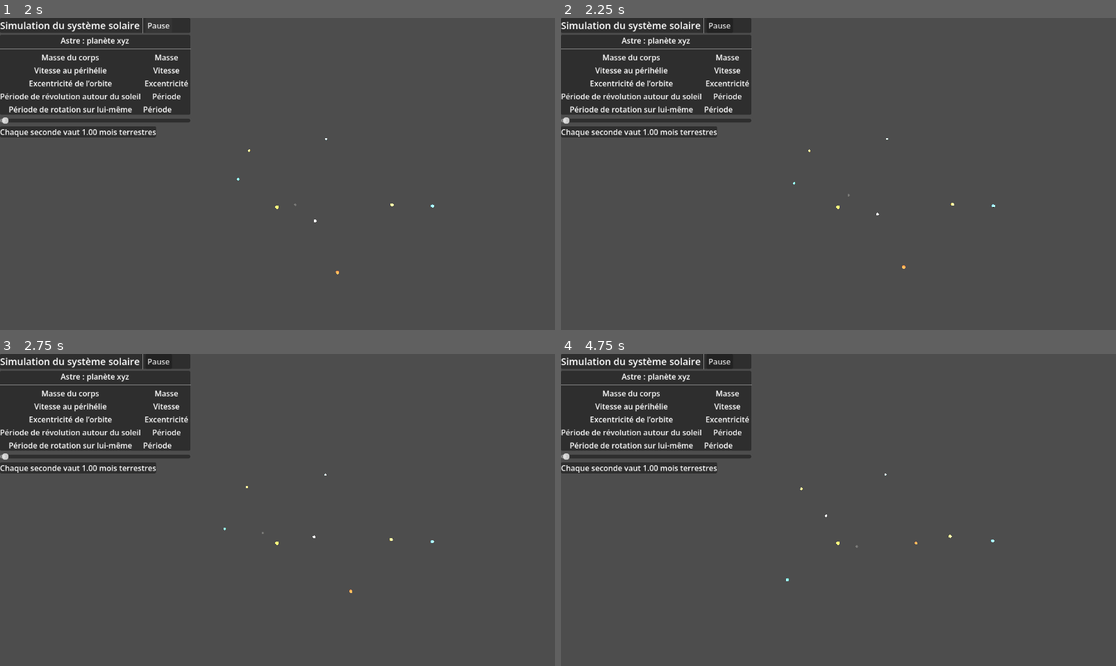
Above: before the commit, frames 1-4 (two rows, left to right).
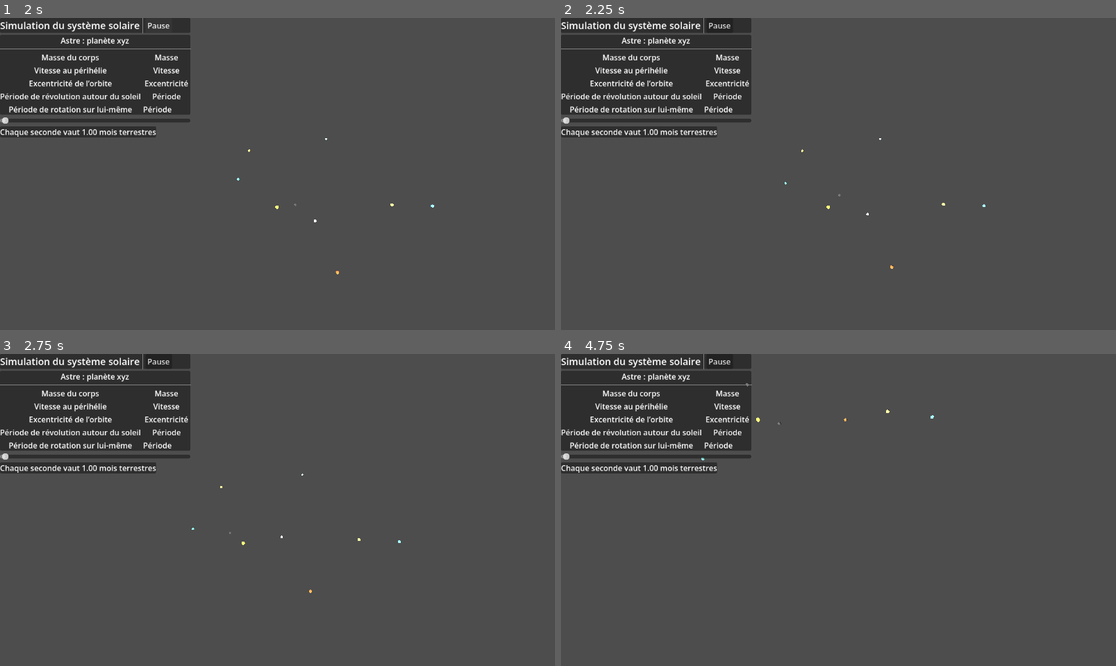
Above: after the commit, the same moments.

Repository: adorion25/Systeme_solaire
Game: Godot game, scene res://node_3d.tscn
Same seed, same stepped clock (60 frames per second), same inputs: the game is played once before the commit and once after it.
Inputs (mouse positions are in pixels of both pictures, inside the frame that each line leads up to):
- Up to frame 1 (2 s): click "Pause" at 0.5 s; click "Reprendre" at 1.25 s
- Up to frame 2 (2.25 s): move the mouse to (960, 158) at 2.02 s; hold D (Droite) from 2.03 s (still down); hold S (Derrière) from 2.03 s (still down); click (960, 158) at 2.17 s
- Up to frame 3 (2.75 s): keep holding D (Droite); keep holding S (Derrière)
- Up to frame 4 (4.75 s): move the mouse to (727, 525) at 2.77 s; release D (Droite) at 2.78 s; release S (Derrière) at 2.78 s; hold X (Inclinaison_bas) 2.78-3.53 s; tap W (Devant) at 2.85, 4.35 s; move the mouse to (894, 441) at 3.52 s; hold D (Droite) 3.53-4.28 s; hold S (Derrière) 3.53-4.28 s; move the mouse to (810, 572) at 4.27 s; hold Z (Inclinaison_haut) from 4.28 s (still down); click (810, 572) at 4.42 s

Frame 1 is identical in both runs. In frame 2, less than 0.1% of the frame differs, in the area x 40-79%, y 38-81%; in frame 3, less than 0.1%; in frame 4, less than 0.1%, in the area x 25-79%, y 9-73%.
Error before the commit: Parse Error: Too few arguments for "is_action_just_released()" call. Expected at least 1 but received 0. (res://camera_3d.gd:15)

Commit message:
masse affichée et régler problème de décimales dans func notationformat_scientifique

Diff:
--- a/cysstaim-çolèrre/camera_3d.gd
+++ b/cysstaim-çolèrre/camera_3d.gd
@@ -12,8 +12,6 @@
 	if Input.is_action_pressed("Gauche"):
 		translate_object_local(Vector3.LEFT * vitesse_deplacement)
 		vitesse_deplacement += 0.1
-		if Input.is_action_just_released():
-			vitesse_deplacement = 2
 	elif Input.is_action_pressed("Droite"):
 		translate_object_local(Vector3.RIGHT * vitesse_deplacement)
 	elif Input.is_action_pressed("Devant"):
--- a/cysstaim-çolèrre/interface.gd
+++ b/cysstaim-çolèrre/interface.gd
@@ -18,16 +18,15 @@
 
 	if astre_clique != null:
 		nom_astre.text = str(astre_clique.name)
-		#masse_du_corps.text = str(astre_clique.var)
-		#vitesse_au_perihelie.text = str(astre_clique.var)
+		masse_du_corps.text = str(format_scientifique(astre_clique.masse_corps)) + " kg"
+		#vitesse_au_perihelie.text = str(astre_clique.var) + " m/s"
 		#excentricite_de_lorbite.text = str(astre_clique.var)
-		#periode_revolution_autour_soleil.text = str(astre_clique.var)
-		#periode_rotation_sur_soi.text = str(astre_clique.var)
-	#vitesse_simulation.text = str(astre_clique.var)
+		#periode_revolution_autour_soleil.text = str(astre_clique.var) + " s"
+		#periode_rotation_sur_soi.text = str(astre_clique.var) + " s"
 
 
 func format_scientifique(valeur : float) -> String:
-	"""Converti en format scientifique les nombres décimaux avec 3 décimales
+	"""Converti en format scientifique les nombres décimaux avec 3 décimales et uniquement 1 chiffre avant la virgule
 
 	Parametre:
 	valeur -- la valeur à afficher de façon scientifique
@@ -37,6 +36,10 @@
 	"""
 	var nombre_decimales = int(log(valeur) / log(10))
 	var nombre_presente = valeur / 10**nombre_decimales
+	while nombre_presente >= 10.0:
+		nombre_presente = nombre_presente/10.0
+		nombre_decimales += 1
+
 	return "%.3f" % nombre_presente + "e" + "%s" % nombre_decimales
 
 
--- a/cysstaim-çolèrre/interface.tscn
+++ b/cysstaim-çolèrre/interface.tscn
@@ -27,6 +27,7 @@
 
 [node name="MarginContainer" type="MarginContainer" parent="VBoxContainer/PanelContainer Titre" unique_id=141493367]
 layout_mode = 2
+size_flags_horizontal = 0
 script = ExtResource("1_kyn48")
 
 [node name="HBoxContainer" type="HBoxContainer" parent="VBoxContainer/PanelContainer Titre/MarginContainer" unique_id=235252506]
@@ -40,11 +41,11 @@
 [node name="VSeparator" type="VSeparator" parent="VBoxContainer/PanelContainer Titre/MarginContainer/HBoxContainer" unique_id=10007798]
 layout_mode = 2
 
-[node name="Button" type="Button" parent="VBoxContainer/PanelContainer Titre/MarginContainer/HBoxContainer" unique_id=721864335 node_paths=PackedStringArray("interface")]
+[node name="Button" type="Button" parent="VBoxContainer/PanelContainer Titre/MarginContainer/HBoxContainer" unique_id=721864335]
 layout_mode = 2
+size_flags_horizontal = 4
 text = "Pause"
 script = ExtResource("2_oi7g3")
-interface = NodePath("../../../../..")
 
 [node name="PanelContainer Données" type="PanelContainer" parent="VBoxContainer" unique_id=1098302464]
 layout_mode = 2
--- a/cysstaim-çolèrre/node_3d.tscn
+++ b/cysstaim-çolèrre/node_3d.tscn
@@ -25,7 +25,7 @@
 environment = SubResource("Environment_4xowi")
 
 [node name="Camera3D" type="Camera3D" parent="Environment_camera" unique_id=1026225519]
-transform = Transform3D(1, 0, 0, 0, 0.34202014220472515, -0.9396926177061409, 0, 0.9396926177061409, 0.34202014220472515, 0, -450, 250)
+transform = Transform3D(1, 0, 0, 0, 0.34202014220472515, -0.9396926177061408, 0, 0.9396926177061408, 0.34202014220472515, 0, -450, 250)
 script = ExtResource("1_6iypd")
 
 [node name="OmniLight3D" type="OmniLight3D" parent="Environment_camera" unique_id=994336632]
@@ -234,7 +234,7 @@
 Saturne = NodePath("../Saturne")
 Uranus = NodePath("../Uranus")
 Neptune = NodePath(".")
-masse_corps = 1.0199999999999999e+26
+masse_corps = 1.02e+26
 periode = 5210000000.0
 periode_relative = 659.164
 position_initiale = Vector3(4468350000000, 112053000000, -65380800000)
--- a/cysstaim-çolèrre/project.godot
+++ b/cysstaim-çolèrre/project.godot
@@ -12,7 +12,7 @@
 
 config/name="Cysstaim çolèrre"
 run/main_scene="uid://bnpcxbieyarvj"
-config/features=PackedStringArray("4.6", "Forward Plus")
+config/features=PackedStringArray("4.7", "Double Precision", "Forward Plus")
 config/icon="res://icon.svg"
 
 [input]
Not shown, changed: .DS_Store
